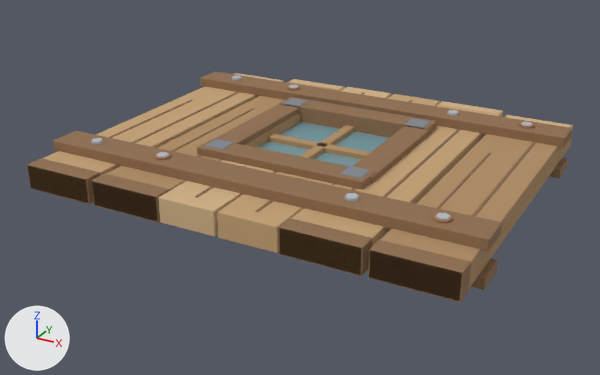
Before and after pictures for a commit that changed the FBX model Assets/GeneratedBaseItems/03_Wooden_Window_Wall.fbx.
The view is the same before and after, from a 50 mm camera at (2.38, -3.37, 2.02) aimed at (-0.07, 1.09, -0.21). Lighting does not change. The marker at lower left points along +X, +Y and +Z. The picture after the commit comes second.

Objects in the first picture: '03_Wooden_Window_Wall'.
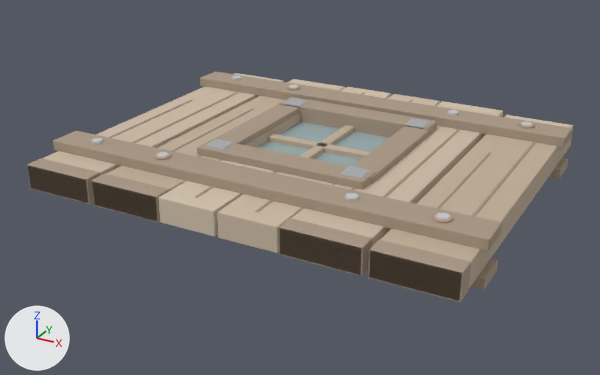
Diff of the bpy script that builds the scene:
```diff
--- a/Assets/GeneratedBaseItems/03_Wooden_Window_Wall.fbx.py
+++ b/Assets/GeneratedBaseItems/03_Wooden_Window_Wall.fbx.py
@@ mat_wood___exposed_grain @@
 mat_wood___exposed_grain = principled_material('Wood | exposed grain')
-mat_wood___exposed_grain.base_color = (0.44, 0.27, 0.13)  # brown #b18e65
+mat_wood___exposed_grain.base_color = (0.536, 0.432, 0.319)  # beige #c1b099
 mat_wood___exposed_grain.roughness = 0.96
@@ mat_wood___cut_end @@
 mat_wood___cut_end = principled_material('Wood | cut end')
-mat_wood___cut_end.base_color = (0.64, 0.44, 0.24)  # beige #d1b186
+mat_wood___cut_end.base_color = (0.655, 0.545, 0.42)  # beige #d4c3ad
 mat_wood___cut_end.roughness = 0.96
@@ mat_wood___charred_and_stained @@
 mat_wood___charred_and_stained = principled_material('Wood | charred and stained')
-mat_wood___charred_and_stained.base_color = (0.28, 0.16, 0.08)  # brown #906f50
+mat_wood___charred_and_stained.base_color = (0.407, 0.319, 0.237)  # beige #ab9986
 mat_wood___charred_and_stained.roughness = 0.96
@@ mat_wood___weathered_cedar @@
 mat_wood___weathered_cedar = principled_material('Wood | weathered cedar')
-mat_wood___weathered_cedar.base_color = (0.56, 0.36, 0.18)  # brown #c5a276
+mat_wood___weathered_cedar.base_color = (0.611, 0.497, 0.38)  # beige #cdbba6
 mat_wood___weathered_cedar.roughness = 0.96
```

Location of each change, [x1, y1, x2, y2] in pixels of the pictures (600 x 375 px):
'03_Wooden_Window_Wall', recoloured
    both: [27, 71, 573, 302]
